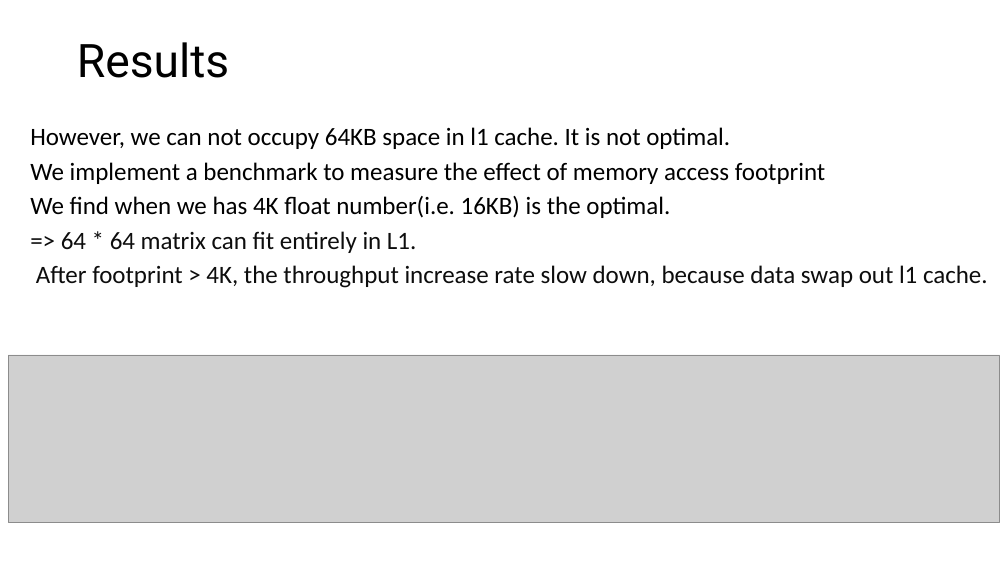
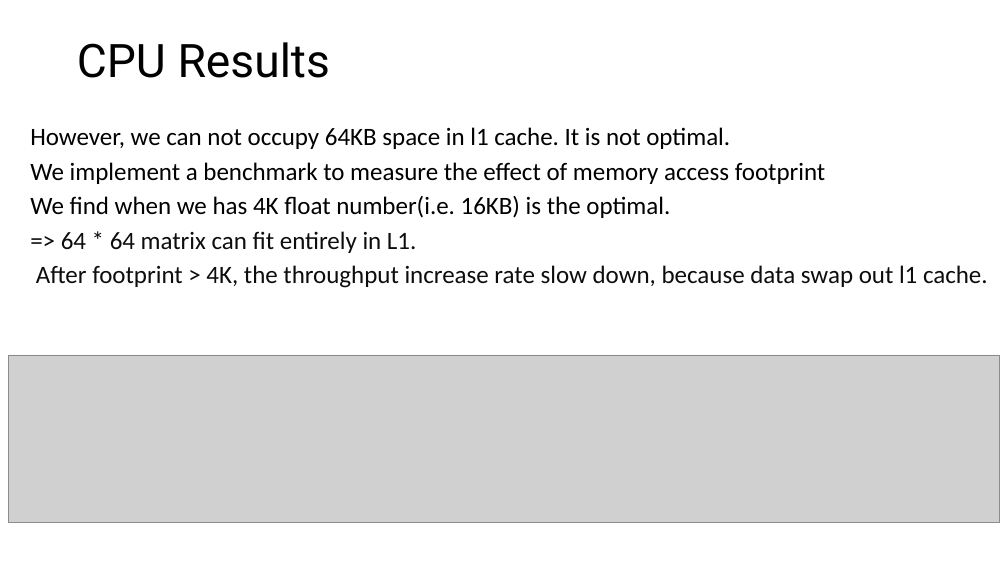
Before and after one commit to LukeLIN-web/CS345, a slide deck: slide 12 of project/finalpre.pptx (slide 9 before the commit). Drawn at 1008x567 pixels with LibreOffice and Linux fonts; fonts in the diff are those of the drawing; grey boxes stand for pictures. Boxes give left, top, right and bottom in pixels: in the first picture for what was removed or moved away, otherwise in the second. Text is boxed around its words. In the diff, an @@ line names an element or a change of style, - is before the commit and + after.

```diff
--- a/project/finalpre.pptx
+++ b/project/finalpre.pptx
@@ text at bbox=[77, 42, 330, 78]: text changed @@
-Results
+CPU Results
```
Also in this commit, not shown: 8 other slides changed, 9 slides added, 4 slides removed, 3 other files.
